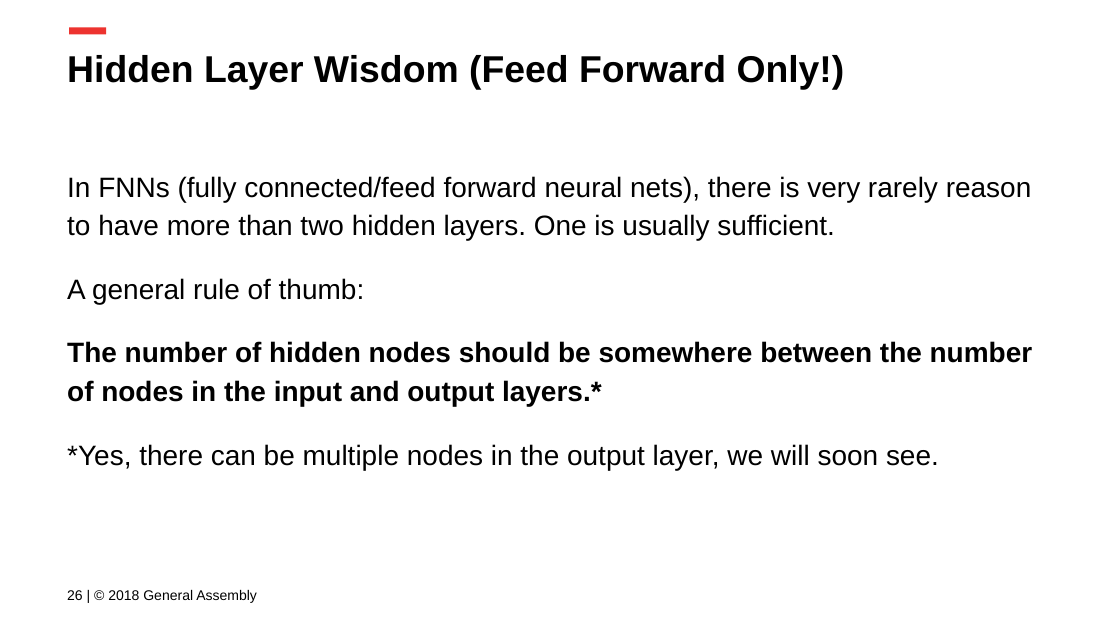
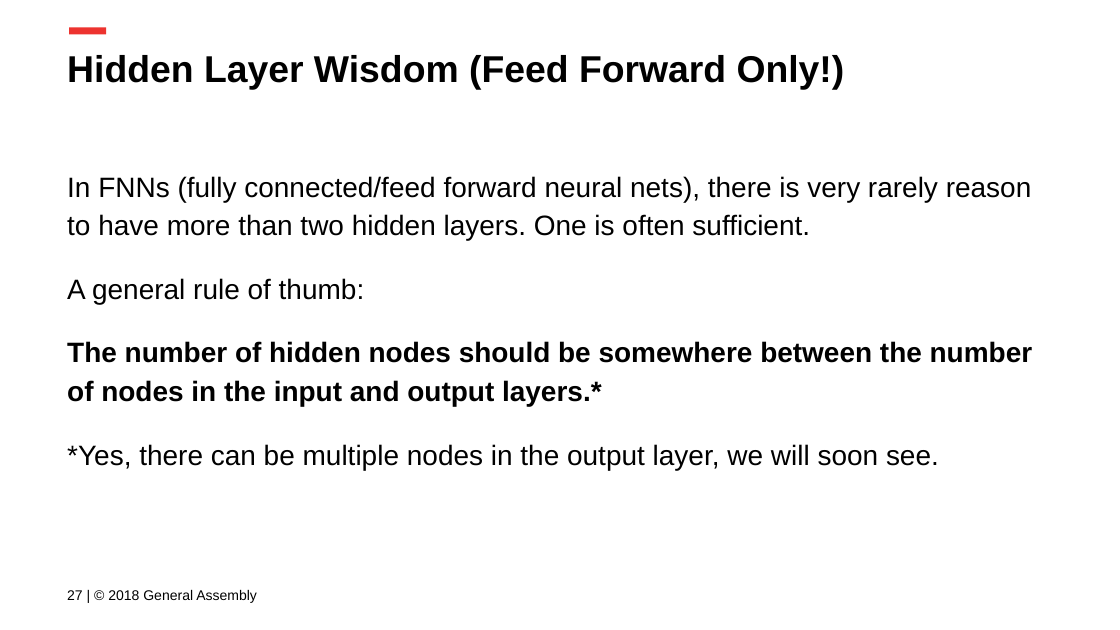
Before and after one commit to ga-curriculum/lesson-intro-nn, a slide deck: slide 27 of Intro to NNs.pptx (slide 26 before the commit). Drawn at 1120x630 pixels with LibreOffice and Linux fonts; fonts in the diff are those of the drawing; background and template pictures are left out. Boxes give left, top, right and bottom in pixels: in the first picture for what was removed or moved away, otherwise in the second. Text is boxed around its words. In the diff, an @@ line names an element or a change of style, - is before the commit and + after.

```diff
--- a/Intro to NNs.pptx
+++ b/Intro to NNs.pptx
@@ text at bbox=[67, 176, 1032, 241]: text changed @@
-In FNNs (fully connected/feed forward neural nets), there is very rarely reason to have more than two hidden layers. One is usually sufficient.
+In FNNs (fully connected/feed forward neural nets), there is very rarely reason to have more than two hidden layers. One is often sufficient.
@@ text at bbox=[67, 590, 257, 603]: text changed @@
-26 | © 2018 General Assembly
+27 | © 2018 General Assembly
```
Also in this commit, not shown: 7 other slides changed, 1 slide added, 2 other files.
